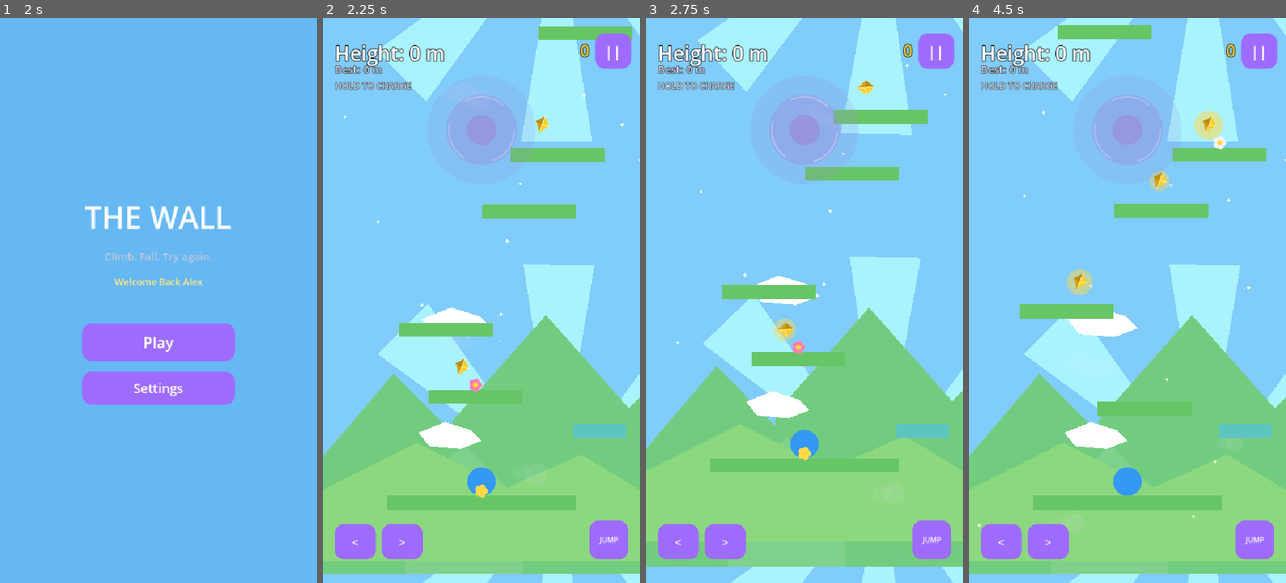
Above: before the commit, frames 1-4 (left to right).
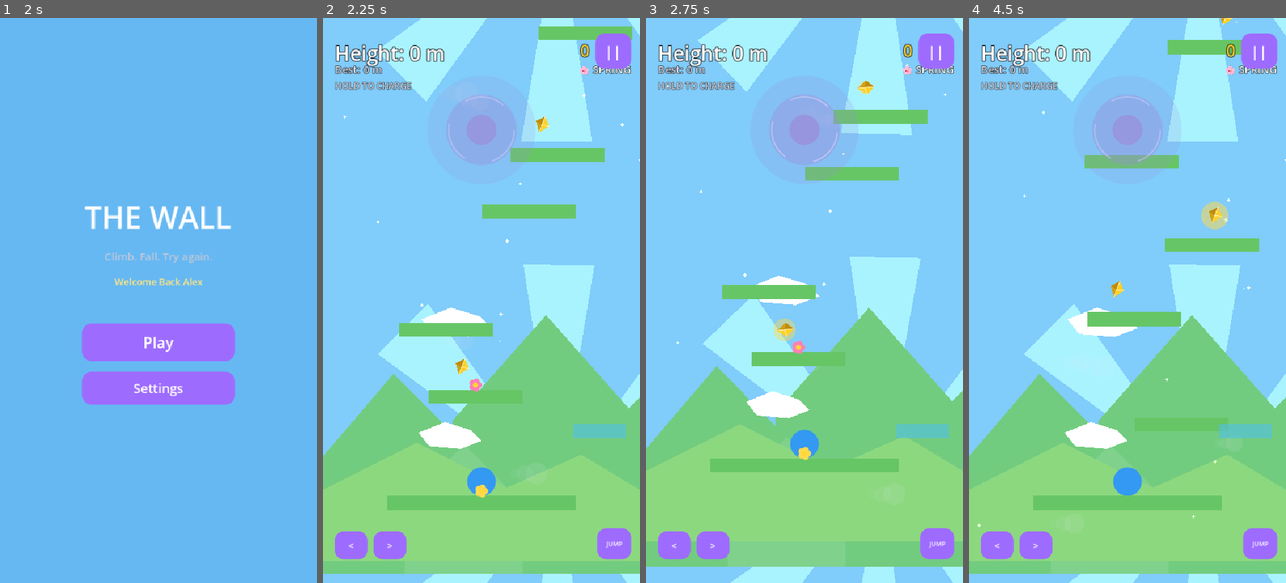
Above: after the commit, the same moments.

Repository: KEVIN-NGUYENDAD/TheWall
Game: Godot game, scene res://scenes/ui/MainMenu.tscn
The game is run twice, just before and just after one commit, with the same random seed, the same clock (stepped at 60 frames per second) and the same inputs.
Inputs (mouse positions are in pixels of both pictures, inside the frame that each line leads up to):
- Up to frame 1 (2 s): click (158, 294) at 0.52 s; type "Alex" at 0.6 s; click "Confirm" at 1.25 s
- Up to frame 2 (2.25 s): click "Play" at 2 s
- Up to frame 3 (2.75 s): no input
- Up to frame 4 (4.5 s): click "||" at 2.75 s; click "Main Menu" at 3.5 s; click "Play" at 4.25 s

Frame 1 is identical in both runs. In frame 2, 1.4% of the frame differs, in the area x 3-98%, y 8-96%; in frame 3, 1.4%; in frame 4, 9.7%, in the area x 3-98%, y 0-96%.

Commit message:
Final Beta fix & balance pass: auto resume, difficulty rebalance, HUD/UI tuning
Fix a real bug where Auto Resume crashed (_apply_auto_resume ran before
buff timers existed in _ready()). Add Auto Resume: a continuously-updated
session snapshot (position/height/season/level/buff durations) persisted
on app close, offered as "Continue Last Session" on the main menu;
cleared on a deliberate menu exit or a real death since there's nothing
mid-air left to resume at that point.

Halve the base hazard rates across all levels (~50% overall difficulty
reduction) and retune the difficulty multipliers so Medium lands at that
new gentler baseline while Hard's multipliers were raised to stay roughly
as challenging as before. Halve Common Bird and butterfly spawn rates to
reduce visual clutter.

Add an always-visible Season HUD indicator (top-right, emoji + name) and
a read-only Season Guide screen under Settings. Reduce music volume to
~40% of its prior level. Add a one-time debug-log warning for any missing
SFX asset (birds/eagle included) while keeping playback silent and
non-fatal. Recolor coins gold (carried over, reconfirmed). Shrink touch
controls a further 20%. De-emphasize the cosmetic Skins button in
Settings by moving it after Stats/Season Guide.

Co-Authored-By: Claude Sonnet 5 <noreply@anthropic.com>
Claude-Session: https://claude.ai/code/session_01Hf6f2B1HXdNvtGjYUAarzT

Diff:
--- a/scenes/ui/HUD.tscn
+++ b/scenes/ui/HUD.tscn
@@ -50,6 +50,22 @@
 theme_override_constants/outline_size = 5
 horizontal_alignment = 2
 text = "0"
+
+[node name="SeasonLabel" type="Label" parent="."]
+anchor_left = 1.0
+anchor_top = 0.0
+anchor_right = 1.0
+anchor_bottom = 0.0
+offset_left = -230.0
+offset_top = 74.0
+offset_right = -16.0
+offset_bottom = 100.0
+theme_override_font_sizes/font_size = 18
+theme_override_colors/font_color = Color(1, 1, 1, 1)
+theme_override_colors/font_outline_color = Color(0, 0, 0, 0.85)
+theme_override_constants/outline_size = 4
+horizontal_alignment = 2
+text = ""
 
 [node name="PauseButton" type="Button" parent="."]
 anchor_left = 1.0
--- a/scenes/ui/MainMenu.tscn
+++ b/scenes/ui/MainMenu.tscn
@@ -51,6 +51,12 @@
 custom_minimum_size = Vector2(260, 64)
 theme_override_font_sizes/font_size = 26
 text = "Play"
+
+[node name="ContinueLastSessionButton" type="Button" parent="CenterContainer/VBoxContainer"]
+visible = false
+custom_minimum_size = Vector2(260, 56)
+theme_override_font_sizes/font_size = 18
+text = "Continue Last Session"
 
 [node name="ContinueButton" type="Button" parent="CenterContainer/VBoxContainer"]
 visible = false
@@ -113,6 +119,7 @@
 text = "Confirm"
 
 [connection signal="pressed" from="CenterContainer/VBoxContainer/PlayButton" to="." method="_on_play_pressed"]
+[connection signal="pressed" from="CenterContainer/VBoxContainer/ContinueLastSessionButton" to="." method="_on_continue_last_session_pressed"]
 [connection signal="pressed" from="CenterContainer/VBoxContainer/ContinueButton" to="." method="_on_continue_pressed"]
 [connection signal="pressed" from="CenterContainer/VBoxContainer/SettingsButton" to="." method="_on_settings_pressed"]
 [connection signal="pressed" from="NamePrompt/Panel/VBox/ConfirmButton" to="." method="_on_confirm_name_pressed"]
--- /dev/null
+++ b/scenes/ui/SeasonGuideScreen.tscn
@@ -0,0 +1,56 @@
+[gd_scene load_steps=2 format=3]
+
+[ext_resource type="Script" path="res://scripts/ui/SeasonGuideScreen.gd" id="1"]
+
+[node name="SeasonGuideScreen" type="Control"]
+anchor_left = 0.0
+anchor_top = 0.0
+anchor_right = 1.0
+anchor_bottom = 1.0
+script = ExtResource("1")
+
+[node name="Background" type="ColorRect" parent="."]
+anchor_left = 0.0
+anchor_top = 0.0
+anchor_right = 1.0
+anchor_bottom = 1.0
+color = Color(0.4, 0.72, 0.95, 1)
+
+[node name="TitleLabel" type="Label" parent="."]
+anchor_left = 0.0
+anchor_top = 0.0
+anchor_right = 1.0
+anchor_bottom = 0.0
+offset_top = 30.0
+offset_bottom = 70.0
+horizontal_alignment = 1
+theme_override_font_sizes/font_size = 30
+theme_override_colors/font_color = Color(1, 1, 1, 1)
+text = "Season Guide"
+
+[node name="BackButton" type="Button" parent="."]
+anchor_left = 0.0
+anchor_top = 0.0
+anchor_right = 0.0
+anchor_bottom = 0.0
+offset_left = 20.0
+offset_top = 24.0
+offset_right = 120.0
+offset_bottom = 76.0
+text = "Back"
+
+[node name="ScrollContainer" type="ScrollContainer" parent="."]
+anchor_left = 0.0
+anchor_top = 0.0
+anchor_right = 1.0
+anchor_bottom = 1.0
+offset_left = 30.0
+offset_top = 110.0
+offset_right = -30.0
+offset_bottom = -30.0
+
+[node name="VBoxContainer" type="VBoxContainer" parent="ScrollContainer"]
+anchor_right = 1.0
+theme_override_constants/separation = 8
+
+[connection signal="pressed" from="BackButton" to="." method="_on_back_pressed"]
--- a/scenes/ui/SettingsScreen.tscn
+++ b/scenes/ui/SettingsScreen.tscn
@@ -67,13 +67,18 @@
 custom_minimum_size = Vector2(80, 48)
 text = "Hard"
 
-[node name="SkinsButton" type="Button" parent="CenterContainer/VBoxContainer"]
+[node name="SeasonGuideButton" type="Button" parent="CenterContainer/VBoxContainer"]
 custom_minimum_size = Vector2(260, 56)
-text = "Skins"
+text = "Season Guide"
 
 [node name="StatsButton" type="Button" parent="CenterContainer/VBoxContainer"]
 custom_minimum_size = Vector2(260, 56)
 text = "Statistics"
+
+[node name="SkinsButton" type="Button" parent="CenterContainer/VBoxContainer"]
+custom_minimum_size = Vector2(260, 48)
+theme_override_font_sizes/font_size = 15
+text = "Skins (cosmetic)"
 
 [node name="QuitButton" type="Button" parent="CenterContainer/VBoxContainer"]
 custom_minimum_size = Vector2(260, 56)
@@ -87,7 +92,8 @@
 [connection signal="pressed" from="CenterContainer/VBoxContainer/DifficultyRow/EasyButton" to="." method="_on_easy_pressed"]
 [connection signal="pressed" from="CenterContainer/VBoxContainer/DifficultyRow/MediumButton" to="." method="_on_medium_pressed"]
 [connection signal="pressed" from="CenterContainer/VBoxContainer/DifficultyRow/HardButton" to="." method="_on_hard_pressed"]
+[connection signal="pressed" from="CenterContainer/VBoxContainer/SeasonGuideButton" to="." method="_on_season_guide_pressed"]
+[connection signal="pressed" from="CenterContainer/VBoxContainer/StatsButton" to="." method="_on_stats_pressed"]
 [connection signal="pressed" from="CenterContainer/VBoxContainer/SkinsButton" to="." method="_on_skins_pressed"]
-[connection signal="pressed" from="CenterContainer/VBoxContainer/StatsButton" to="." method="_on_stats_pressed"]
 [connection signal="pressed" from="CenterContainer/VBoxContainer/QuitButton" to="." method="_on_quit_pressed"]
 [connection signal="pressed" from="CenterContainer/VBoxContainer/BackButton" to="." method="_on_back_pressed"]
--- a/scenes/ui/TouchControls.tscn
+++ b/scenes/ui/TouchControls.tscn
@@ -11,10 +11,10 @@
 anchor_right = 0.0
 anchor_bottom = 1.0
 offset_left = 20.0
-offset_top = -100.0
-offset_right = 90.0
+offset_top = -88.0
+offset_right = 76.0
 offset_bottom = -40.0
-theme_override_font_sizes/font_size = 20
+theme_override_font_sizes/font_size = 16
 focus_mode = 0
 text = "<"
 
@@ -23,11 +23,11 @@
 anchor_top = 1.0
 anchor_right = 0.0
 anchor_bottom = 1.0
-offset_left = 100.0
-offset_top = -100.0
-offset_right = 170.0
+offset_left = 86.0
+offset_top = -88.0
+offset_right = 142.0
 offset_bottom = -40.0
-theme_override_font_sizes/font_size = 20
+theme_override_font_sizes/font_size = 16
 focus_mode = 0
 text = ">"
 
@@ -36,10 +36,10 @@
 anchor_top = 1.0
 anchor_right = 1.0
 anchor_bottom = 1.0
-offset_left = -86.0
-offset_top = -106.0
+offset_left = -73.0
+offset_top = -93.0
 offset_right = -20.0
 offset_bottom = -40.0
-theme_override_font_sizes/font_size = 12
+theme_override_font_sizes/font_size = 10
 focus_mode = 0
 text = "JUMP"
--- a/scripts/autoload/AudioManager.gd
+++ b/scripts/autoload/AudioManager.gd
@@ -55,6 +55,12 @@
 		var path: String = SFX_PATHS[sfx_name]
 		if ResourceLoader.exists(path):
 			_cache[sfx_name] = load(path)
+		else:
+			# Fails gracefully either way (play() just no-ops), but bird/eagle
+			# calls are frequent enough during a run that a one-time debug
+			# warning is worth having rather than silently wondering why
+			# there's no sound.
+			print_debug("AudioManager: missing audio asset for '%s' (%s) — will play silently until added." % [sfx_name, path])
 
 
 func play(sfx_name: String) -> void:
--- a/scripts/autoload/MusicManager.gd
+++ b/scripts/autoload/MusicManager.gd
@@ -8,7 +8,9 @@
 # See audio/README.md for the current track mapping.
 
 const CROSSFADE_TIME: float = 4.0
-const SEASON_VOLUME_DB: float = -3.0
+# Balance pass: overall music volume reduced to ~40% of its previous level
+# (-3dB -> -11dB is roughly a 40% linear-loudness reduction).
+const SEASON_VOLUME_DB: float = -11.0
 const SILENT_DB: float = -80.0
 
 # Only 3 real tracks exist; adjacent seasons share one so the whole climb
@@ -21,7 +23,7 @@
 	"res://audio/music/the_mountain-fantasy-quest-184140.mp3", # Storm
 ]
 const MENU_TRACK_PATH: String = "res://audio/music/velariomusic-happy-vibes-591803.mp3"
-const MENU_VOLUME_DB: float = -3.0
+const MENU_VOLUME_DB: float = -11.0
 
 var _season_streams: Array = []
 var _player_a: AudioStreamPlayer
--- a/scripts/autoload/SaveManager.gd
+++ b/scripts/autoload/SaveManager.gd
@@ -27,9 +27,10 @@
 
 var data: Dictionary = {}
 
-# Session-only navigation flag (not persisted): set by MainMenu's Continue
-# button, consumed by Main.gd on load. Never written to disk.
+# Session-only navigation flags (not persisted): set by MainMenu's Continue /
+# Continue Last Session buttons, consumed by Main.gd on load.
 var pending_continue: bool = false
+var pending_auto_resume: bool = false
 
 
 func _ready() -> void:
@@ -53,6 +54,17 @@
 		"total_play_time": 0.0,
 		"difficulty": "MEDIUM",
 		"inventory": {"extra_life": 0, "safe_shield": 0},
+		"session": {
+			"active": false,
+			"pos_x": 0.0,
+			"pos_y": 0.0,
+			"height": 0.0,
+			"season": "Spring",
+			"level": 1,
+			"jump_boost_remaining": 0.0,
+			"ice_grip_remaining": 0.0,
+			"weather_blessing_remaining": 0.0,
+		},
 		"unlocked_skins": ["default"],
 		"selected_skin": "default",
 		"achievements": {},
@@ -95,6 +107,9 @@
 	for key in defaults.inventory:
 		if not parsed.inventory.has(key):
 			parsed.inventory[key] = defaults.inventory[key]
+	for key in defaults.session:
+		if not parsed.session.has(key):
+			parsed.session[key] = defaults.session[key]
 
 
 func save_game() -> void:
@@ -191,6 +206,26 @@
 	data.total_play_time += delta
 
 
+# Continuously updated (in memory only) while a run is active, so whatever
+# the OS/closing the app flushes to disk (see `_notification` above) captures
+# an exact mid-run snapshot for Auto Resume — not just the last checkpoint.
+func update_session_snapshot(fields: Dictionary) -> void:
+	data.session.active = true
+	for key in fields:
+		data.session[key] = fields[key]
+
+
+# Called on a deliberate Main Menu exit or a real death — in both cases
+# there's no "exact mid-air spot" left to resume, so Auto Resume shouldn't
+# offer one; the regular checkpoint-based Continue still works normally.
+func clear_session() -> void:
+	data.session.active = false
+
+
+func has_active_session() -> bool:
+	return data.session.active
+
+
 func set_difficulty(difficulty: String) -> void:
 	data.difficulty = difficulty
 	save_game()
--- a/scripts/ui/HUD.gd
+++ b/scripts/ui/HUD.gd
@@ -7,9 +7,18 @@
 const CHARGE_MID_COLOR: Color = Color(0.95, 0.85, 0.2)
 const CHARGE_HIGH_COLOR: Color = Color(0.95, 0.3, 0.25)
 
+const SEASON_DISPLAY: Dictionary = {
+	"SPRING": "🌸 SPRING",
+	"SUMMER": "☀ SUMMER",
+	"AUTUMN": "🍂 AUTUMN",
+	"WINTER": "❄ WINTER",
+	"STORM": "🌧 STORM",
+}
+
 @onready var height_label: Label = $HeightLabel
 @onready var best_label: Label = $BestLabel
 @onready var coin_label: Label = $CoinLabel
+@onready var season_label: Label = $SeasonLabel
 @onready var charge_label: Label = $ChargeLabel
 @onready var charge_bar_fill: ColorRect = $ChargeBarBG/ChargeBarFill
 @onready var toast: Panel = $Toast
@@ -34,6 +43,10 @@
 
 func set_coins(total: int) -> void:
 	coin_label.text = "%d" % total
+
+
+func set_season(season_name: String) -> void:
+	season_label.text = SEASON_DISPLAY.get(season_name, season_name)
 
 
 func set_charge(ratio: float) -> void:
--- a/scripts/ui/MainMenu.gd
+++ b/scripts/ui/MainMenu.gd
@@ -2,6 +2,7 @@
 
 @onready var welcome_label: Label = $CenterContainer/VBoxContainer/WelcomeLabel
 @onready var continue_button: Button = $CenterContainer/VBoxContainer/ContinueButton
+@onready var continue_last_session_button: Button = $CenterContainer/VBoxContainer/ContinueLastSessionButton
 @onready var menu_box: VBoxContainer = $CenterContainer/VBoxContainer
 @onready var name_prompt: Control = $NamePrompt
 @onready var name_edit: LineEdit = $NamePrompt/Panel/VBox/NameEdit
@@ -20,6 +21,7 @@
 		name_edit.grab_focus()
 
 	continue_button.visible = SaveManager.data.checkpoint_height > 0.0
+	continue_last_session_button.visible = SaveManager.has_active_session()
 
 
 func _on_confirm_name_pressed() -> void:
@@ -52,6 +54,12 @@
 	get_tree().change_scene_to_file("res://scenes/world/Main.tscn")
 
 
+func _on_continue_last_session_pressed() -> void:
+	AudioManager.play("click")
+	SaveManager.pending_auto_resume = true
+	get_tree().change_scene_to_file("res://scenes/world/Main.tscn")
+
+
 func _on_settings_pressed() -> void:
 	AudioManager.play("click")
 	get_tree().change_scene_to_file("res://scenes/ui/SettingsScreen.tscn")
--- /dev/null
+++ b/scripts/ui/SeasonGuideScreen.gd
@@ -0,0 +1,48 @@
+extends Control
+
+const SEASONS: Array = [
+	{"name": "🌸 SPRING", "points": ["Beautiful weather", "No slipping"]},
+	{"name": "☀ SUMMER", "points": ["Bright", "Clear visibility"]},
+	{"name": "🍂 AUTUMN", "points": ["Moderate challenge"]},
+	{"name": "❄ WINTER", "points": ["Snow", "Slippery platforms"]},
+	{"name": "🌧 STORM", "points": ["Rain", "Wind", "Heavy slipping", "Highest difficulty"]},
+]
+
+@onready var list: VBoxContainer = $ScrollContainer/VBoxContainer
+
+
+func _ready() -> void:
+	for season in SEASONS:
+		list.add_child(_build_entry(season.name, season.points))
+
+
+func _build_entry(season_name: String, points: Array) -> Control:
+	var box := VBoxContainer.new()
+
+	var title := Label.new()
+	title.text = season_name
+	title.add_theme_font_size_override("font_size", 22)
+	title.add_theme_color_override("font_color", Color(1, 1, 1, 1))
+	title.add_theme_color_override("font_outline_color", Color(0, 0, 0, 0.85))
+	title.add_theme_constant_override("outline_size", 4)
+	box.add_child(title)
+
+	for point in points:
+		var line := Label.new()
+		line.text = "- %s" % point
+		line.add_theme_font_size_override("font_size", 15)
+		line.add_theme_color_override("font_color", Color(0.9, 0.92, 0.98, 1))
+		line.add_theme_color_override("font_outline_color", Color(0, 0, 0, 0.85))
+		line.add_theme_constant_override("outline_size", 3)
+		box.add_child(line)
+
+	var spacer := Control.new()
+	spacer.custom_minimum_size = Vector2(0, 12)
+	box.add_child(spacer)
+
+	return box
+
+
+func _on_back_pressed() -> void:
+	AudioManager.play("click")
+	get_tree().change_scene_to_file("res://scenes/ui/SettingsScreen.tscn")
--- a/scripts/ui/SettingsScreen.gd
+++ b/scripts/ui/SettingsScreen.gd
@@ -40,6 +40,11 @@
 	get_tree().change_scene_to_file("res://scenes/ui/MainMenu.tscn")
 
 
+func _on_season_guide_pressed() -> void:
+	AudioManager.play("click")
+	get_tree().change_scene_to_file("res://scenes/ui/SeasonGuideScreen.tscn")
+
+
 func _on_skins_pressed() -> void:
 	AudioManager.play("click")
 	get_tree().change_scene_to_file("res://scenes/ui/SkinsScreen.tscn")
--- a/scripts/world/Main.gd
+++ b/scripts/world/Main.gd
@@ -50,10 +50,14 @@
 
 # Level system: Level N = N-th 300/100m-ish band, each a bit harder than the
 # last (more moving/collapsing/trap platforms). Bands match the Season bands.
+# Base rates halved overall from the previous pass per balance feedback —
+# Medium's multiplier below stays at 1.0 ("current balance" relative to this
+# new, gentler baseline), while Hard's multipliers were raised to compensate
+# so Hard stays roughly as challenging as before.
 const LEVEL_HEIGHTS: Array = [0.0, 100.0, 300.0, 600.0, 900.0]
-const LEVEL_MOVING_CHANCE: Array = [0.10, 0.14, 0.18, 0.22, 0.26]
-const LEVEL_COLLAPSING_CHANCE: Array = [0.08, 0.11, 0.15, 0.19, 0.23]
-const LEVEL_TRAP_CHANCE: Array = [0.0, 0.03, 0.05, 0.07, 0.09]
+const LEVEL_MOVING_CHANCE: Array = [0.05, 0.07, 0.09, 0.11, 0.13]
+const LEVEL_COLLAPSING_CHANCE: Array = [0.04, 0.055, 0.075, 0.095, 0.115]
+const LEVEL_TRAP_CHANCE: Array = [0.0, 0.015, 0.025, 0.035, 0.045]
 
 # Platform colors are fixed per TYPE (not per zone) so players can recognize
 # hazards at a glance: green=normal, blue=moving, yellow=collapsing,
@@ -65,18 +69,23 @@
 	Color(0.82, 0.92, 1.0), Color(0.75, 0.8, 0.88),
 ]
 const WEATHER_INTERVAL: Dictionary = {
-	0: 1.2, 1: 0.0, 2: 1.0, 3: 0.9, 4: 0.35,
+	0: 2.4, 1: 0.0, 2: 1.0, 3: 0.9, 4: 0.35,
 }
 const THUNDER_INTERVAL_MIN: float = 6.0
 const THUNDER_INTERVAL_MAX: float = 14.0
 const FLOWER_CHANCE: float = 0.2
 
 # Difficulty modes: multipliers applied on top of the base level curve.
-const DIFFICULTY_TRAP_MULT: Dictionary = {"EASY": 0.4, "MEDIUM": 1.0, "HARD": 1.8}
-const DIFFICULTY_HAZARD_MULT: Dictionary = {"EASY": 0.65, "MEDIUM": 1.0, "HARD": 1.4}
-const DIFFICULTY_GAP_MULT: Dictionary = {"EASY": 0.85, "MEDIUM": 1.0, "HARD": 1.15}
+# Easy = 50% fewer traps/eagles than Medium, smaller gaps (more safe
+# platforms follows naturally from fewer hazards). Hard's multipliers are
+# roughly double the old ones so it still lands close to the old Hard feel
+# now that the shared base rates above were halved.
+const DIFFICULTY_TRAP_MULT: Dictionary = {"EASY": 0.5, "MEDIUM": 1.0, "HARD": 3.5}
+const DIFFICULTY_HAZARD_MULT: Dictionary = {"EASY": 0.5, "MEDIUM": 1.0, "HARD": 2.8}
+const DIFFICULTY_GAP_MULT: Dictionary = {"EASY": 0.8, "MEDIUM": 1.0, "HARD": 1.15}
 const DIFFICULTY_BIRD_INTERVAL_MULT: Dictionary = {"EASY": 0.6, "MEDIUM": 1.0, "HARD": 1.6}
-const DIFFICULTY_EAGLE_CHANCE_MULT: Dictionary = {"EASY": 0.5, "MEDIUM": 1.0, "HARD": 1.6}
+const DIFFICULTY_EAGLE_CHANCE_MULT: Dictionary = {"EASY": 0.5, "MEDIUM": 1.0, "HARD": 3.0}
+const EAGLE_BASE_CHANCE: float = 0.25
 
 # Coin-reward power-ups (Shop).
 const BUFF_DURATION: float = 30.0
@@ -202,6 +211,7 @@
 	_apply_continue_checkpoint()
 	_spawn_recorded_death_markers()
 	_setup_ambience_timers()
+	_apply_auto_resume()
 
 	spawn_protection_timer = SPAWN_PROTECTION_TIME
 	MusicManager.start()
@@ -338,6 +348,7 @@
 
 	var is_first: bool = current_level_idx == -1
 	current_level_idx = level_idx
+	hud.set_season(SEASON_NAMES[level_idx])
 	_recompute_friction()
 	MusicManager.play_season(level_idx)
 
@@ -439,6 +450,31 @@
 	current_checkpoint_height = target_height
 
 
+func _apply_auto_resume() -> void:
+	if not SaveManager.pending_auto_resume:
+		return
+	SaveManager.pending_auto_resume = false
+	if not SaveManager.data.session.active:
+		return
+
+	var session: Dictionary = SaveManager.data.session
+	var pos: Vector2 = Vector2(session.pos_x, session.pos_y)
+	player.global_position = pos
+	current_checkpoint_position = pos
+	current_checkpoint_height = session.height
+
+	if session.jump_boost_remaining > 0.0:
+		player.jump_boost_mult = JUMP_BOOST_MULT
+		_restart_timer(jump_boost_timer, session.jump_boost_remaining, session.jump_boost_remaining)
+	if session.ice_grip_remaining > 0.0:
+		ice_grip_active = true
+		_restart_timer(ice_grip_timer, session.ice_grip_remaining, session.ice_grip_remaining)
+	if session.weather_blessing_remaining > 0.0:
+		weather_blessing_active = true
+		_restart_timer(weather_blessing_timer, session.weather_blessing_remaining, session.weather_blessing_remaining)
+	_recompute_friction()
+
+
 func _spawn_recorded_death_markers() -> void:
 	for height in SaveManager.data.death_heights:
 		_add_death_marker(float(height))
@@ -491,7 +527,7 @@
 	common_bird_timer.one_shot = true
 	add_child(common_bird_timer)
 	common_bird_timer.timeout.connect(_on_common_bird_timer)
-	_restart_bird_timer(common_bird_timer, 2.5, 5.0)
+	_restart_bird_timer(common_bird_timer, 5.0, 10.0)
 
 	special_bird_timer = Timer.new()
 	special_bird_timer.one_shot = true
@@ -573,7 +609,7 @@
 	if not is_dead:
 		var from_left: bool = randf() < 0.5
 		_spawn_common_bird_from(_bird_spawn_position(from_left), 1.0 if from_left else -1.0)
-	_restart_bird_timer(common_bird_timer, 2.5, 5.0)
+	_restart_bird_timer(common_bird_timer, 5.0, 10.0)
 
 
 func _on_special_bird_timer() -> void:
@@ -605,7 +641,7 @@
 func _on_predator_timer() -> void:
 	if not is_dead:
 		var height: float = max(0.0, start_y - player.global_position.y) / PIXELS_PER_METER
-		var chance: float = clamp(0.5 * DIFFICULTY_EAGLE_CHANCE_MULT.get(difficulty, 1.0), 0.0, 0.95)
+		var chance: float = clamp(EAGLE_BASE_CHANCE * DIFFICULTY_EAGLE_CHANCE_MULT.get(difficulty, 1.0), 0.0, 0.95)
 		if height >= EAGLE_MIN_HEIGHT_M and randf() < chance:
 			_spawn_predator_bird()
 	_restart_timer(predator_timer, 30.0, 45.0)
@@ -710,6 +746,7 @@
 	_check_memories(height)
 	_check_zone_transition(height)
 	_check_season_transition(height)
+	_update_session_snapshot(height)
 
 	if not tutorial_hidden and SaveManager.data.stats.total_jumps > 0:
 		hud.hide_tutorial_hint()
@@ -727,6 +764,20 @@
 	player.velocity = Vector2.ZERO
 	player.reset_charge()
 	spawn_protection_timer = SPAWN_PROTECTION_TIME
+
+
+func _update_session_snapshot(height: float) -> void:
+	var level_idx: int = max(current_level_idx, 0)
+	SaveManager.update_session_snapshot({
+		"pos_x": player.global_position.x,
+		"pos_y": player.global_position.y,
+		"height": height,
+		"season": SEASON_NAMES[level_idx],
+		"level": level_idx + 1,
+		"jump_boost_remaining": jump_boost_timer.time_left,
+		"ice_grip_remaining": ice_grip_timer.time_left,
+		"weather_blessing_remaining": weather_blessing_timer.time_left,
+	})
 
 
 func _check_memories(height: float) -> void:
@@ -808,6 +859,7 @@
 		return
 
 	is_dead = true
+	SaveManager.clear_session()
 
 	var lost_meters: float = max(0.0, height_reached - current_checkpoint_height)
 	var is_near_miss: bool = _nearest_checkpoint_distance(height_reached) <= NEAR_MISS_METERS
@@ -893,5 +945,6 @@
 func _on_menu_requested() -> void:
 	get_tree().paused = false
 	MusicManager.stop_all()
+	SaveManager.clear_session()
 	SaveManager.save_game()
 	get_tree().change_scene_to_file("res://scenes/ui/MainMenu.tscn")
Not shown, added: scripts/ui/SeasonGuideScreen.gd.uid
